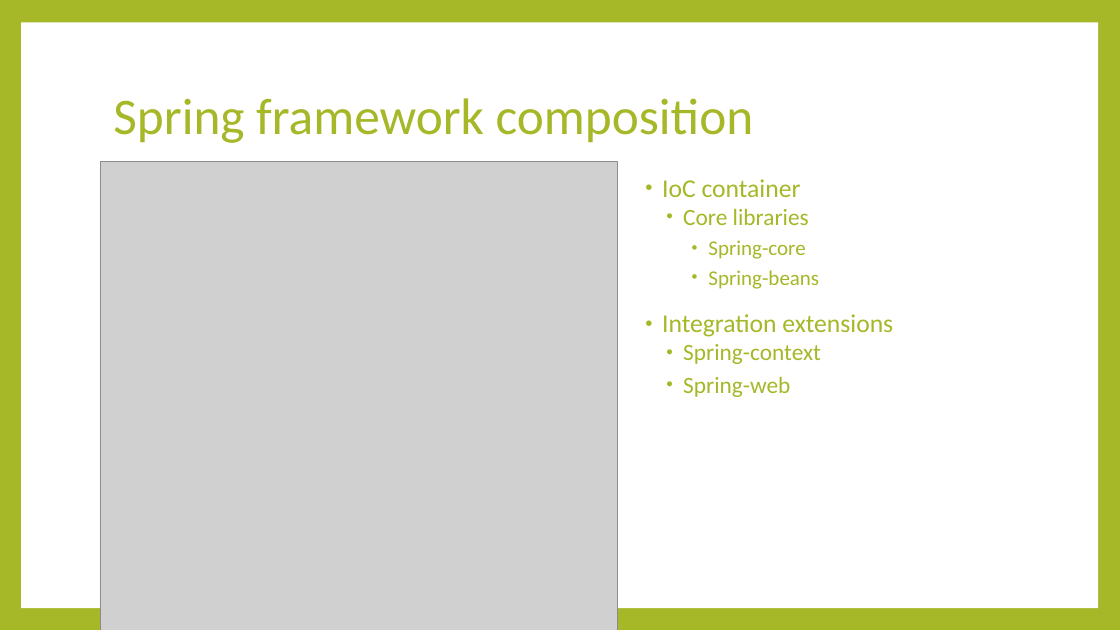
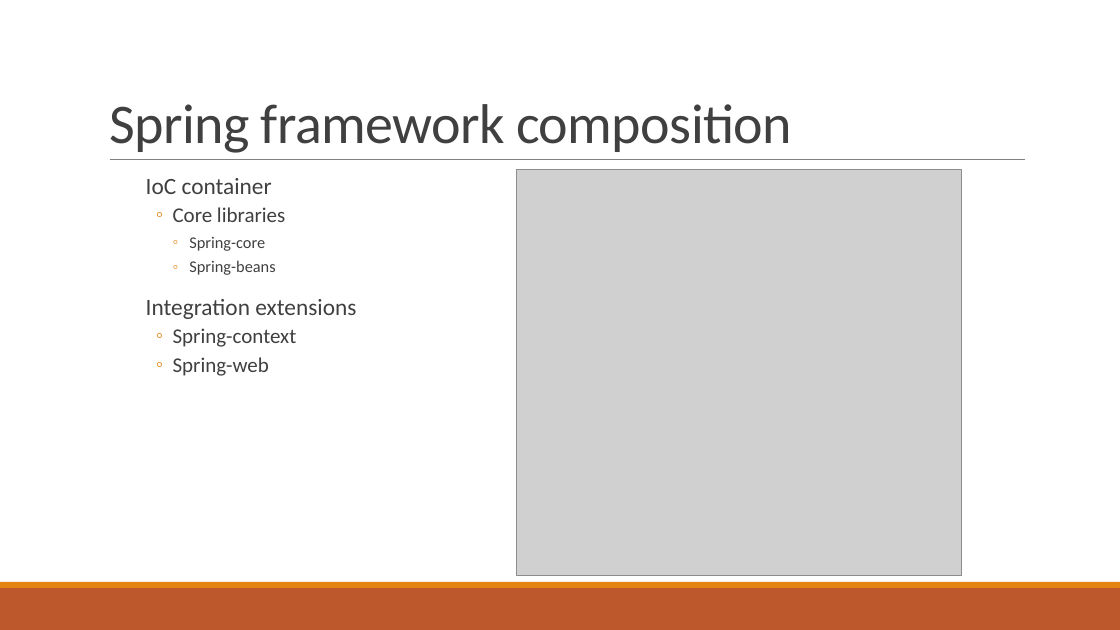
Before and after one commit to minhcnrs/JAVA_Course_Spring_Training, a slide deck: slide 29 of course/Spring-Day2.pptx. Drawn at 1120x630 pixels with LibreOffice and Linux fonts; fonts in the diff are those of the drawing; grey boxes stand for pictures. Boxes give left, top, right and bottom in pixels: in the first picture for what was removed or moved away, otherwise in the second. Text is boxed around its words. In the diff, an @@ line names an element or a change of style, - is before the commit and + after.

```diff
--- a/course/Spring-Day2.pptx
+++ b/course/Spring-Day2.pptx
@@ background #A6B727 to #FFFFFF @@
@@ rectangle removed at (21, 23, 1098, 608) @@
@@ title "Spring framework composition" at (109, 104, 792, 153): size 44 to 48 pt, text colour #A6B727 to #404040, letter spacing 0 to -0.5 pt; line spacing 0.9 to 0.85; vertical alignment middle to bottom @@
@@ line added from (110, 160) to (1026, 160), #808080 0.5 pt @@
@@ text "IoC container": place and size @@
-text "IoC container" at (662, 179, 893, 397)
+text "IoC container" at (146, 178, 356, 376)
@@ text "IoC container" at (146, 178, 356, 376): size 22 to 20 pt in "IoC container", "Integration extensions"; text colour #A6B727 to #404040; size 20 to 18 pt in "Core libraries", "Spring-context", "Spring-web"; size 18 to 14 pt in "Spring-core", "Spring-beans"; bullet • to  ; bullet colour #A6B727 to #E48312; bullet • to ◦ @@
@@ picture: place and size @@
-picture at (101, 161, 618, 630)
+picture at (517, 169, 962, 576)
@@ rectangle added at (0, 588, 1120, 630), fill #BD582C @@
@@ rectangle added at (0, 582, 1120, 588), fill #E48312 @@
```
Also in this commit, not shown: 57 other slides changed, 3 slides added, 2 slides removed, 23 other files.
